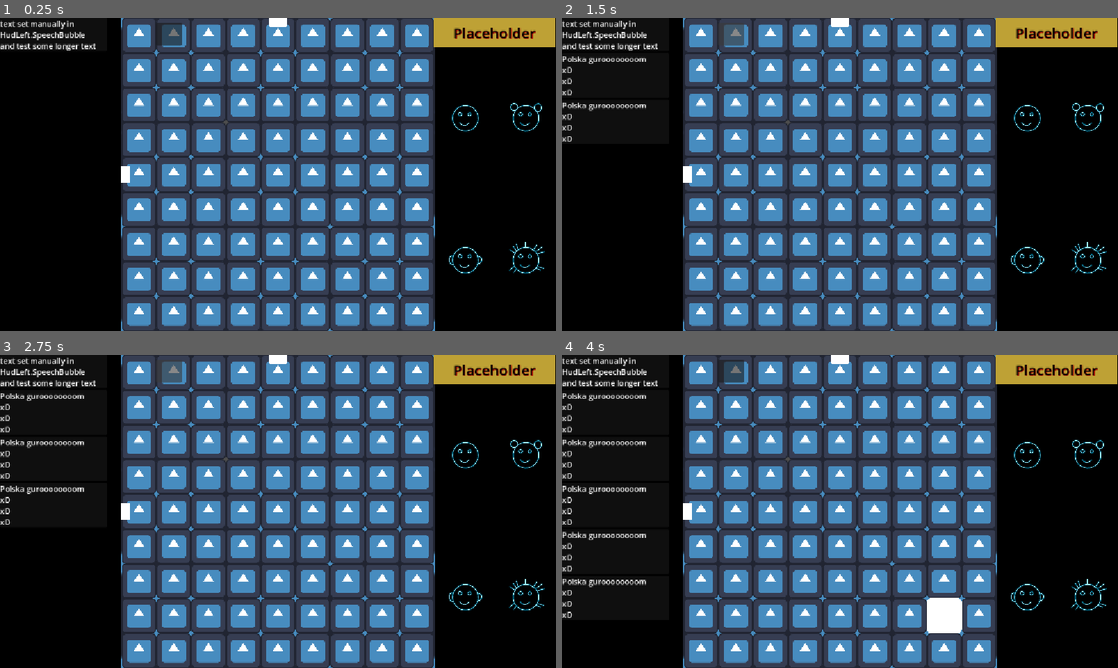
Above: before the commit, frames 1-4 (two rows, left to right).
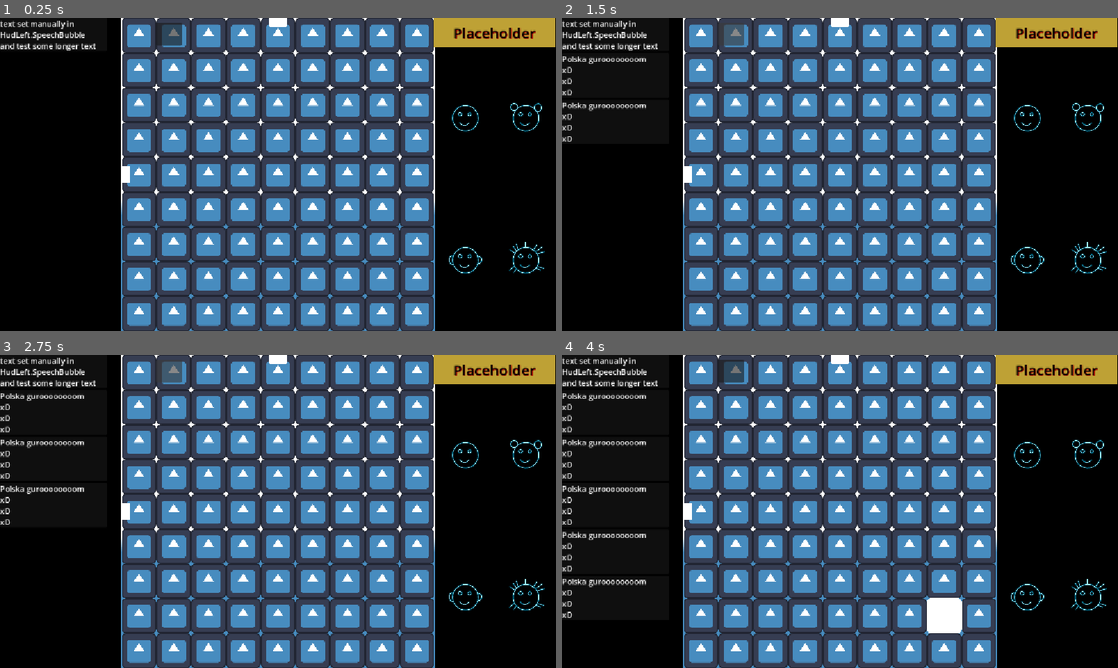
Above: after the commit, the same moments.

Repository: Wallted/ldjam-60
Game: Godot game, scene res://main.tscn
Same seed, same stepped clock (60 frames per second), same inputs: the game is played once before the commit and once after it. The engine's default icon, where the game draws it, is replaced by a stand-in: a white triangle on a blue panel in a dark square.
Inputs (mouse positions are in pixels of both pictures, inside the frame that each line leads up to):
- Up to frame 1 (0.25 s): no input
- Up to frame 2 (1.5 s): click (728, 33) at 0.5 s; click (728, 33) at 1.25 s
- Up to frame 3 (2.75 s): click (166, 370) at 2 s
- Up to frame 4 (4 s): tap Enter at 2.75 s; move the mouse to (634, 614) at 2.77 s; click (634, 614) at 2.92 s; tap Space at 3.5 s; move the mouse to (945, 614) at 3.52 s; click (945, 614) at 3.67 s

The runs differ from the first frame. In frame 1, 1.2% of the frame differs, in the area x 21-79%, y 0-100%; in frame 2, 1.2%; in frame 3, 1.2%; in frame 4, 1.2%.
Error after the commit: Invalid access to property or key 'texture' on a base object of type 'null instance'. (res://game/game_room.gd:40)

Commit message:
feature: add tiles support and improve zooming logic
actually worsen it due to szpageti code

Signed-off-by: Grzegorz Choinski <grzegorzchoinski97@gmail.com>

Diff:
--- a/game/game_room.gd
+++ b/game/game_room.gd
@@ -97,7 +97,6 @@
 			print('pressed room %s' % name)
 			request_focus.emit()
 
-
 func _on_room_area_mouse_entered() -> void:
 	sprite_2d.material.set("shader_parameter/selected",	true);
 
--- a/game/game_room.tscn
+++ b/game/game_room.tscn
@@ -25,7 +25,7 @@
 [node name="CollisionShape2D" type="CollisionShape2D" parent="RoomArea" unique_id=150228654]
 shape = SubResource("RectangleShape2D_hw3im")
 
-[node name="Sprite2D" type="Sprite2D" parent="RoomArea" unique_id=216332683]
+[node name="SelectedShader" type="Sprite2D" parent="RoomArea" unique_id=216332683]
 material = SubResource("ShaderMaterial_hw3im")
 texture = SubResource("PlaceholderTexture2D_q1pj5")
 
--- a/game/select.gdshader
+++ b/game/select.gdshader
@@ -1,16 +1,8 @@
 shader_type canvas_item;
+
 uniform bool selected;
 uniform vec3 rgb : source_color;
-void vertex() {
-	// Called for every vertex the material is visible on.
-}
 
 void fragment() {
-	// Called for every pixel the material is visible on.
 	COLOR = vec4(rgb, float(selected) * 0.5);
 }
-
-//void light() {
-//	// Called for every pixel for every light affecting the CanvasItem.
-//	// Uncomment to replace the default light processing function with this one.
-//}
